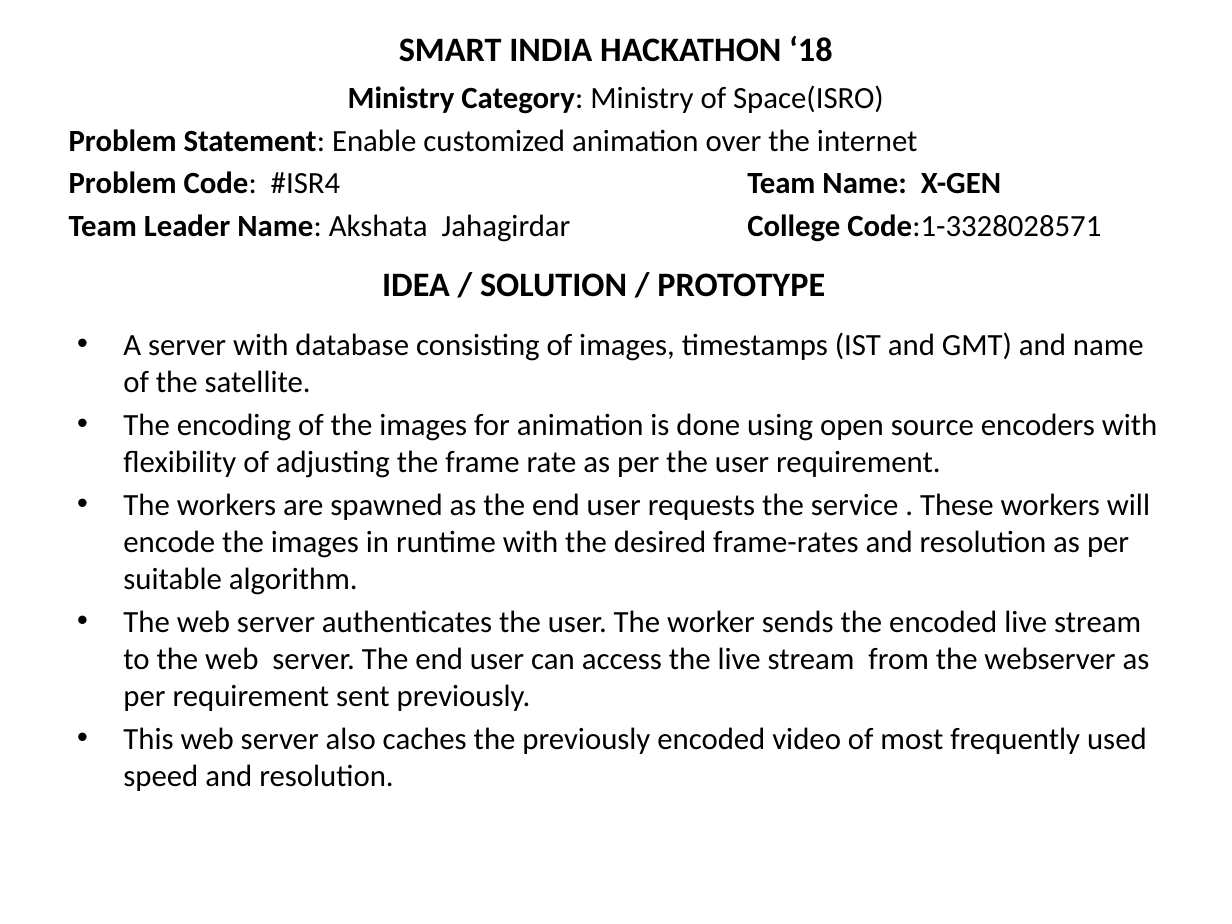
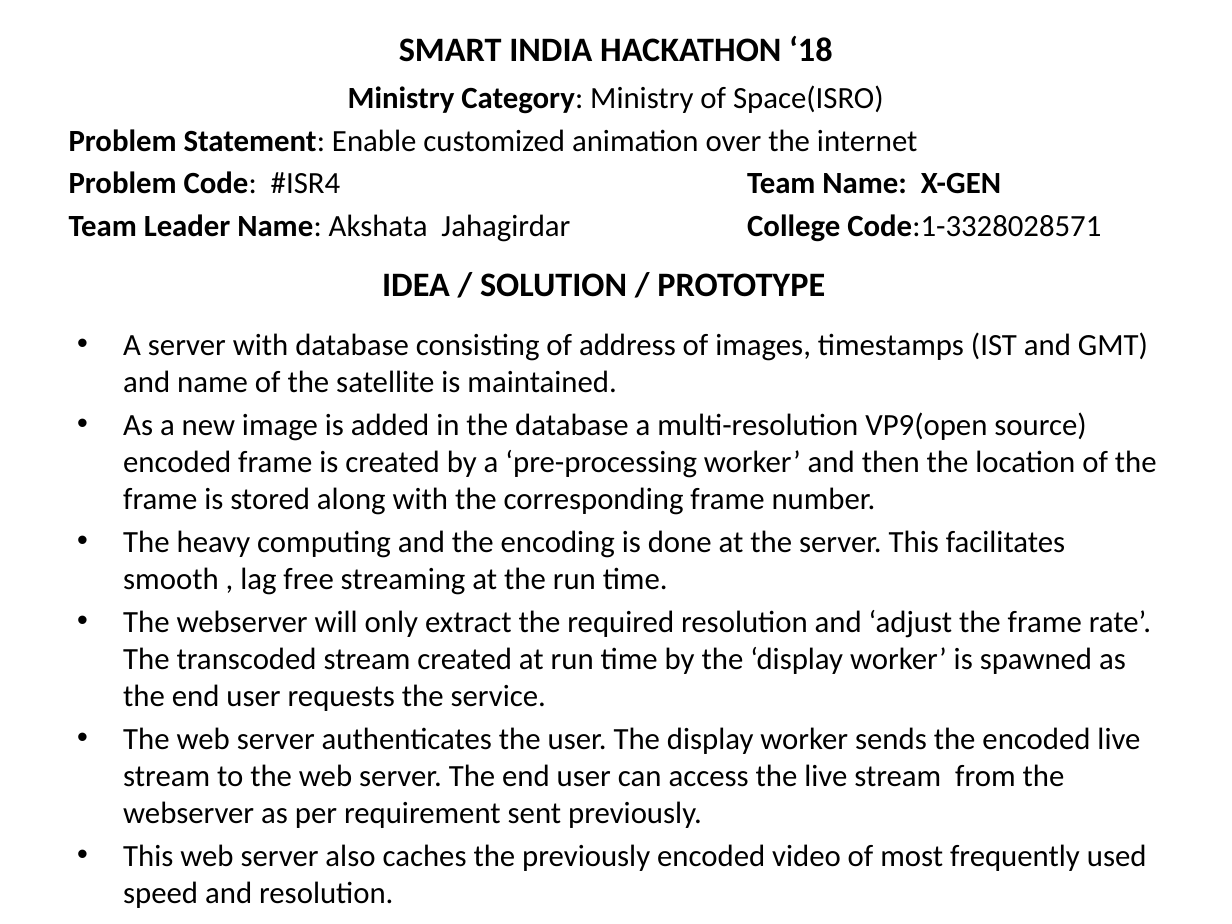
Before and after one commit to Dashree/sih2018, a slide deck: slide 1 of Gov_templates/Customized_animation.pptx. Drawn at 1232x924 pixels with LibreOffice and Linux fonts; fonts in the diff are those of the drawing. Boxes give left, top, right and bottom in pixels: in the first picture for what was removed or moved away, otherwise in the second. Text is boxed around its words. In the diff, an @@ line names an element or a change of style, - is before the commit and + after.

```diff
--- a/Gov_templates/Customized_animation.pptx
+++ b/Gov_templates/Customized_animation.pptx
@@ text at [123, 332, 1157, 828]: text changed @@
-• A server with database consisting of images, timestamps (IST and GMT) and name of the satellite.
-• The encoding of the images for animation is done using open source encoders with flexibility of adjusting the frame rate as per the user requirement.
-• The workers are spawned as the end user requests the service . These workers will encode the images in runtime with the desired frame-rates and resolution as per suitable algorithm.
-• The web server authenticates the user. The worker sends the encoded live stream to the web server. The end user can access the live stream from the webserver as per requirement sent previously.
+• A server with database consisting of address of images, timestamps (IST and GMT) and name of the satellite is maintained.
+• As a new image is added in the database a multi-resolution VP9(open source) encoded frame is created by a ‘pre-processing worker’ and then the location of the frame is stored along with the corresponding frame number.
+• The heavy computing and the encoding is done at the server. This facilitates smooth , lag free streaming at the run time.
+• The webserver will only extract the required resolution and ‘adjust the frame rate’. The transcoded stream created at run time by the ‘display worker’ is spawned as the end user requests the service.
+• The web server authenticates the user. The display worker sends the encoded live stream to the web server. The end user can access the live stream from the webserver as per requirement sent previously.
@@ text at [123, 844, 1147, 908]: indent changed @@
```
Also in this commit, not shown: 1 other slide changed.
